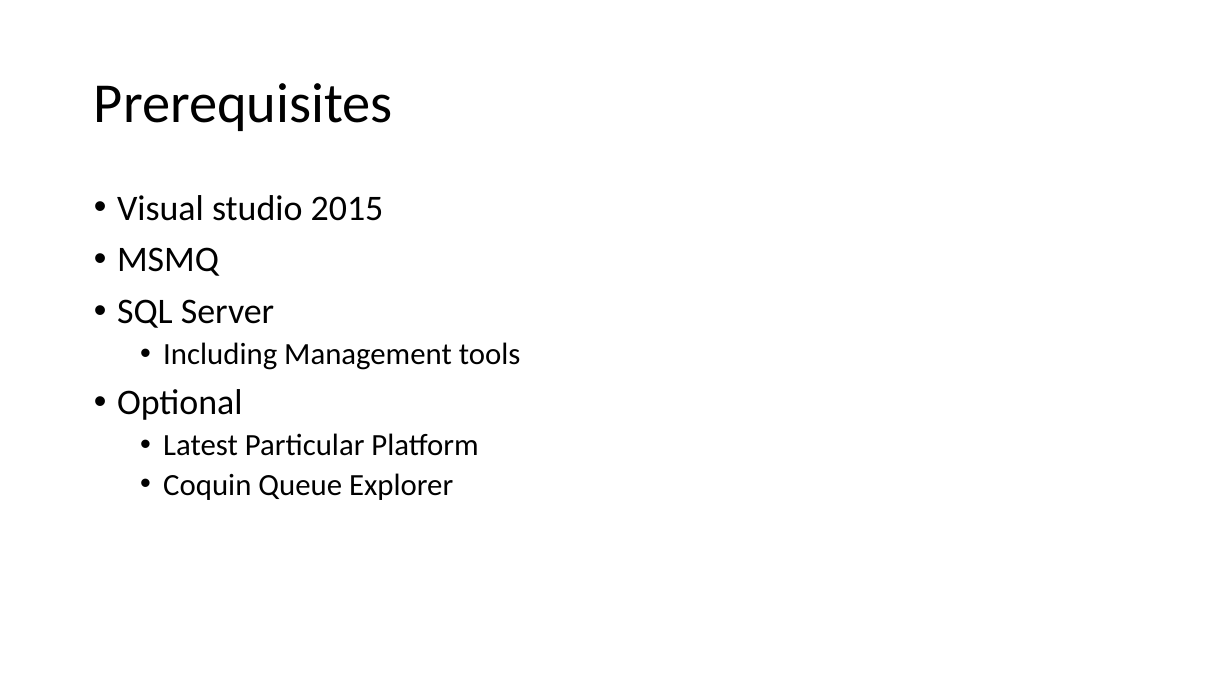
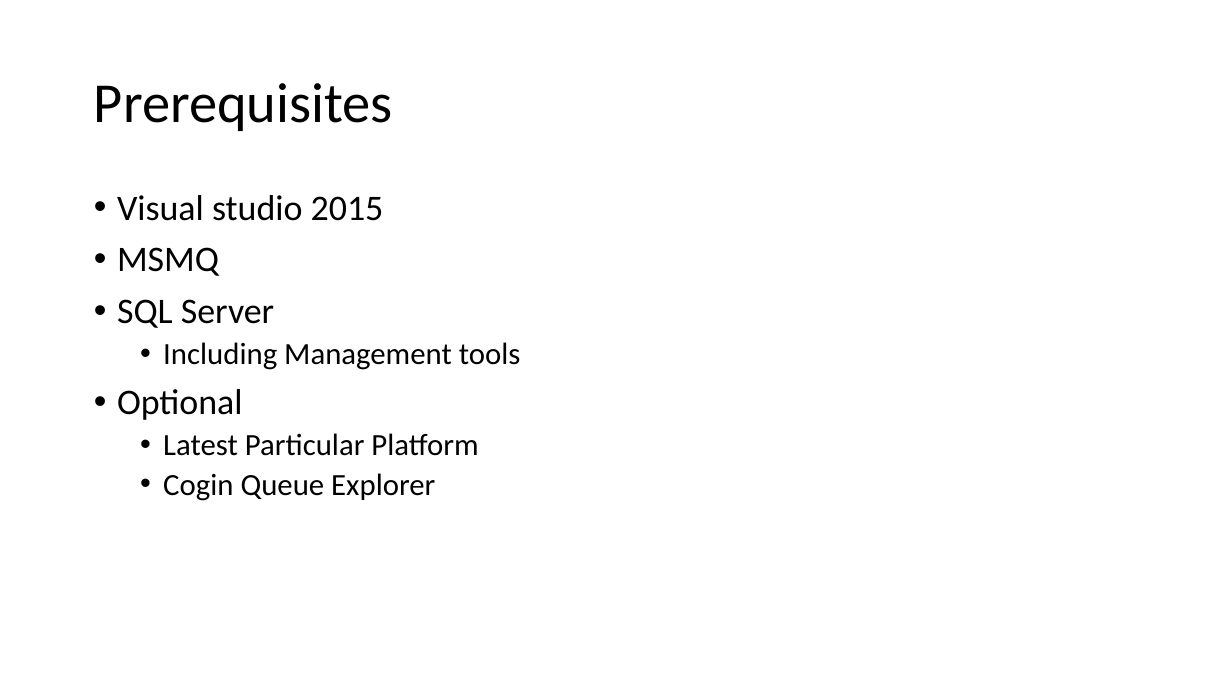
Before and after one commit to Particular/SagaMasterClass, a slide deck: slide 3 of SagaMasterClass.pptx. Drawn at 1232x693 pixels with LibreOffice and Linux fonts; fonts in the diff are those of the drawing. Boxes give left, top, right and bottom in pixels: in the first picture for what was removed or moved away, otherwise in the second. Text is boxed around its words. In the diff, an @@ line names an element or a change of style, - is before the commit and + after.

Commit message:
Spelling -> Coquin to Cogin

```diff
--- a/SagaMasterClass.pptx
+++ b/SagaMasterClass.pptx
@@ text at <box>163,473,435,501</box>: text changed @@
-  • Coquin Queue Explorer
+  • Cogin Queue Explorer
```
